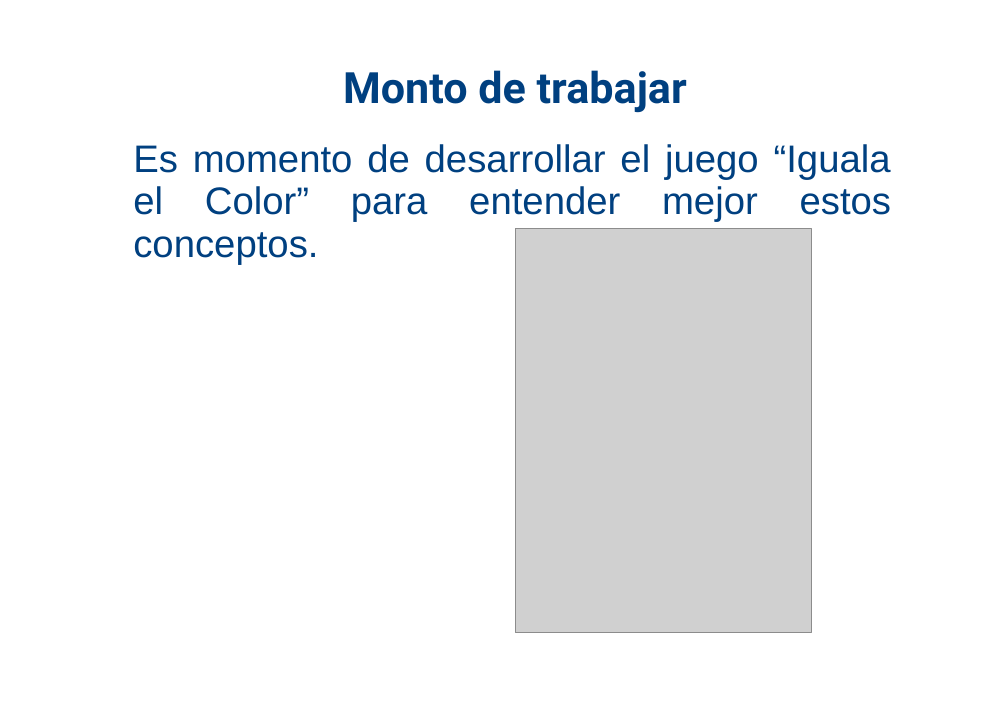
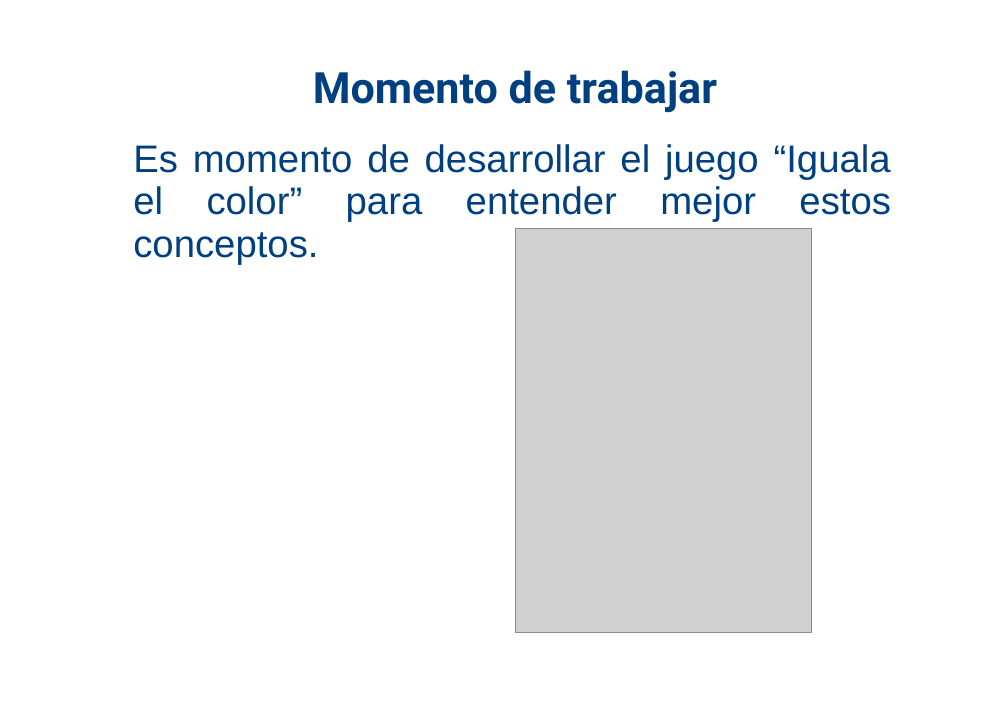
Before and after one commit to jean-velarde/DocumentsClaseMaestra, a slide deck: slide 6 of MasrterClass_JeanVelarde.pptx. Drawn at 1008x713 pixels with LibreOffice and Linux fonts; fonts in the diff are those of the drawing; grey boxes stand for pictures; background and template pictures are left out. Boxes give left, top, right and bottom in pixels: in the first picture for what was removed or moved away, otherwise in the second. Text is boxed around its words. In the diff, an @@ line names an element or a change of style, - is before the commit and + after.

```diff
--- a/MasrterClass_JeanVelarde.pptx
+++ b/MasrterClass_JeanVelarde.pptx
@@ text at (313,70,717,113): text changed @@
-Monto de trabajar
+Momento de trabajar
@@ text at (133,144,891,265): text changed @@
-Es momento de desarrollar el juego “Iguala el Color” para entender mejor estos conceptos.
+Es momento de desarrollar el juego “Iguala el color” para entender mejor estos conceptos.
```
Also in this commit, not shown: 1 other slide changed, 1 other file.
